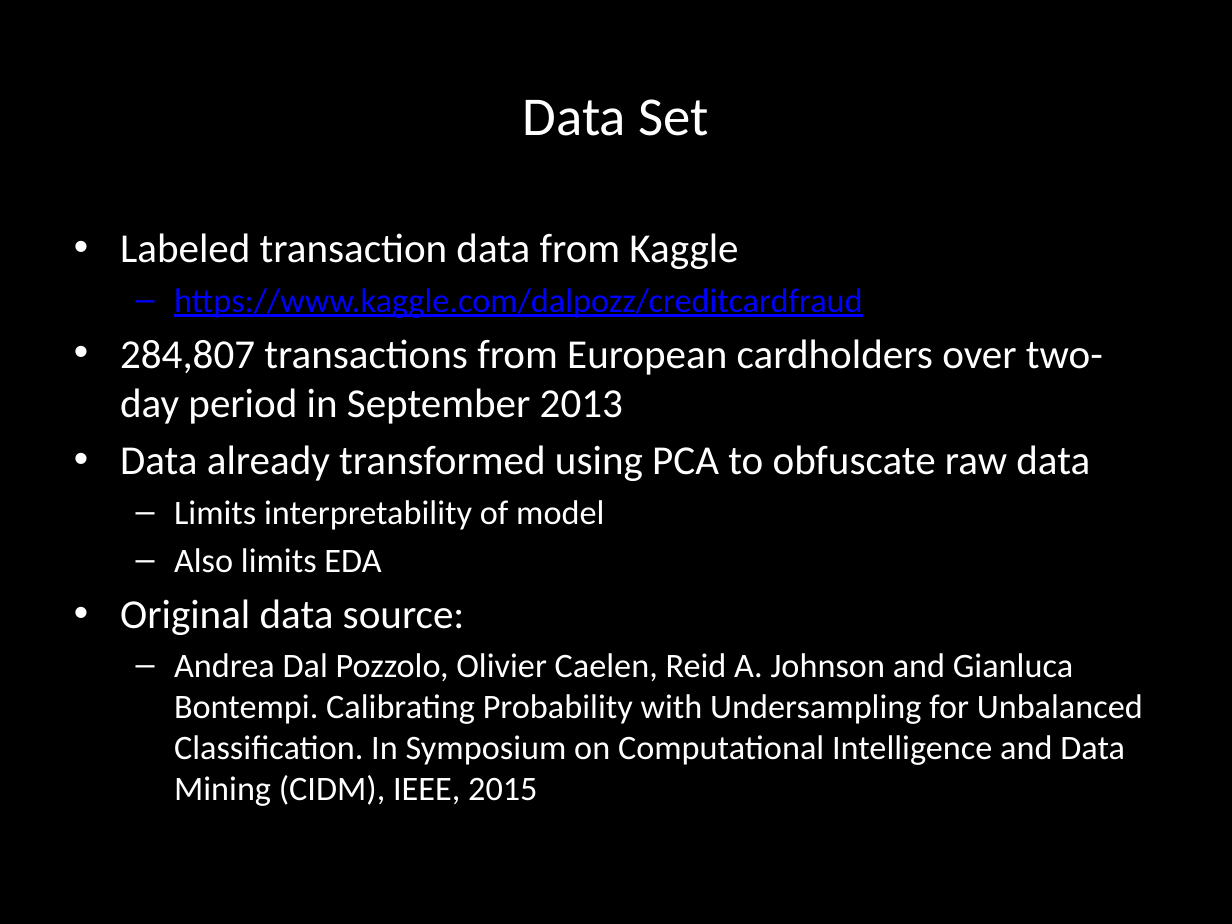
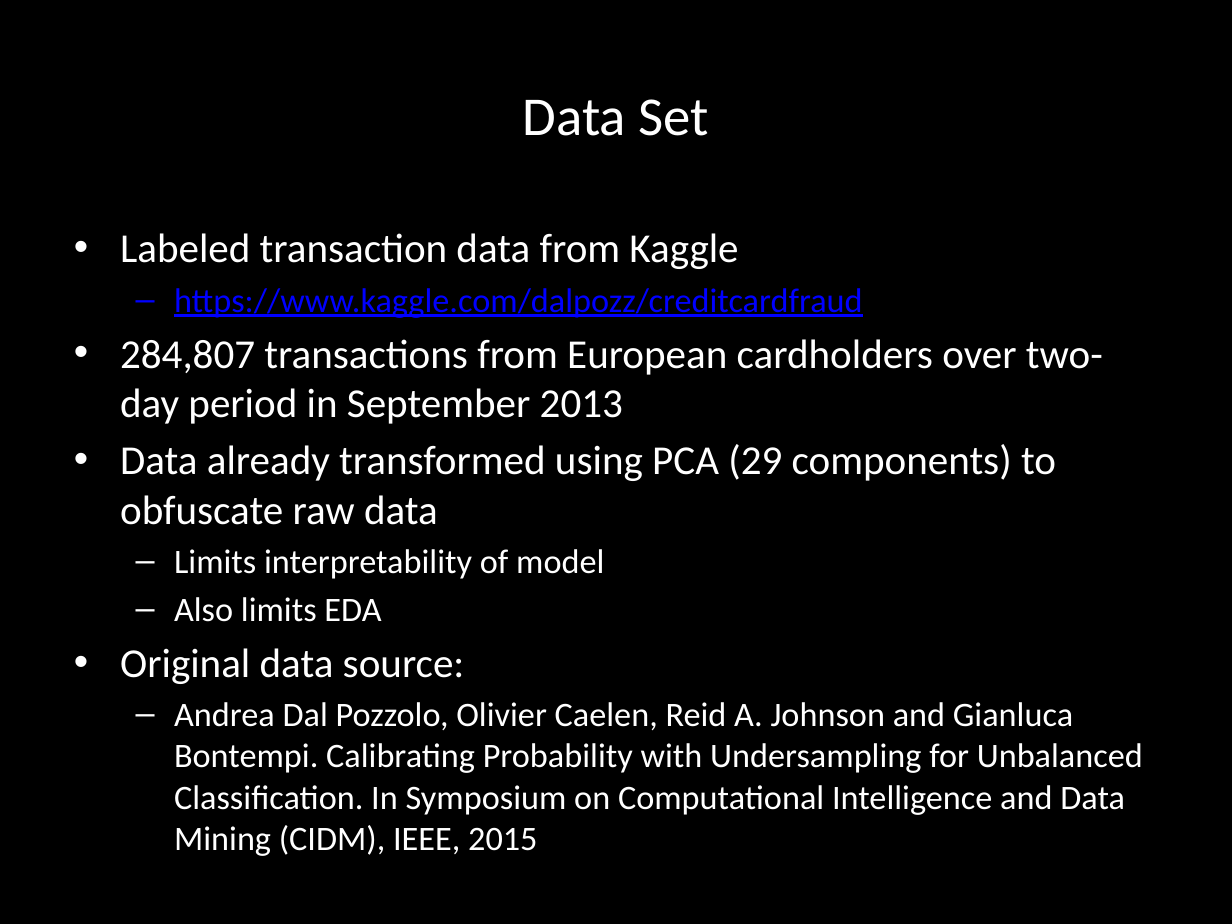
Before and after one commit to clbaechtold/ds5k_homework, a slide deck: slide 3 of final_project/presentation.pptx. Drawn at 1232x924 pixels with LibreOffice and Linux fonts; fonts in the diff are those of the drawing. Boxes give left, top, right and bottom in pixels: in the first picture for what was removed or moved away, otherwise in the second. Text is boxed around its words. In the diff, an @@ line names an element or a change of style, - is before the commit and + after.

```diff
--- a/final_project/presentation.pptx
+++ b/final_project/presentation.pptx
@@ text at (x1=120, y1=444, x2=1056, y2=525): text changed @@
-• Data already transformed using PCA to obfuscate raw data
+• Data already transformed using PCA (29 components) to obfuscate raw data
```
Also in this commit, not shown: 4 other slides changed, 1 slide added.
